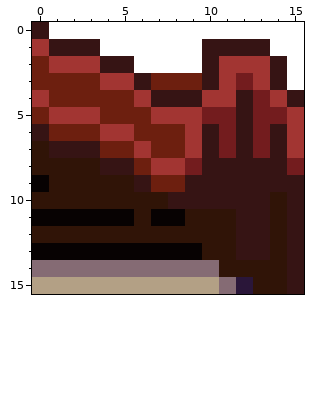
Edited in one commit: pixel-art sprite (AnkamaJam/Assets/Textures/Decors/bed/bed_03.png). The picture above is the old version.
The file is 16x16 pixels.
Now the later version:
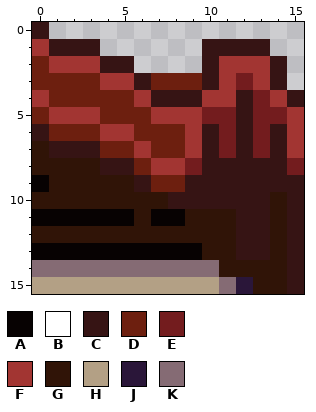
Palette (. is transparent): A #070202  B #ffffff  C #361414  D #6d1f0f  E #731c1e  F #a23532  G #301407  H #b3a085  J #2a1639  K #856b74
Difference:
Changed rows in their new state; - is an unchanged pixel.
first column x 1:
 0 ...............
 1 ---......----..
 2 -----....-----.
 3 --------------.
